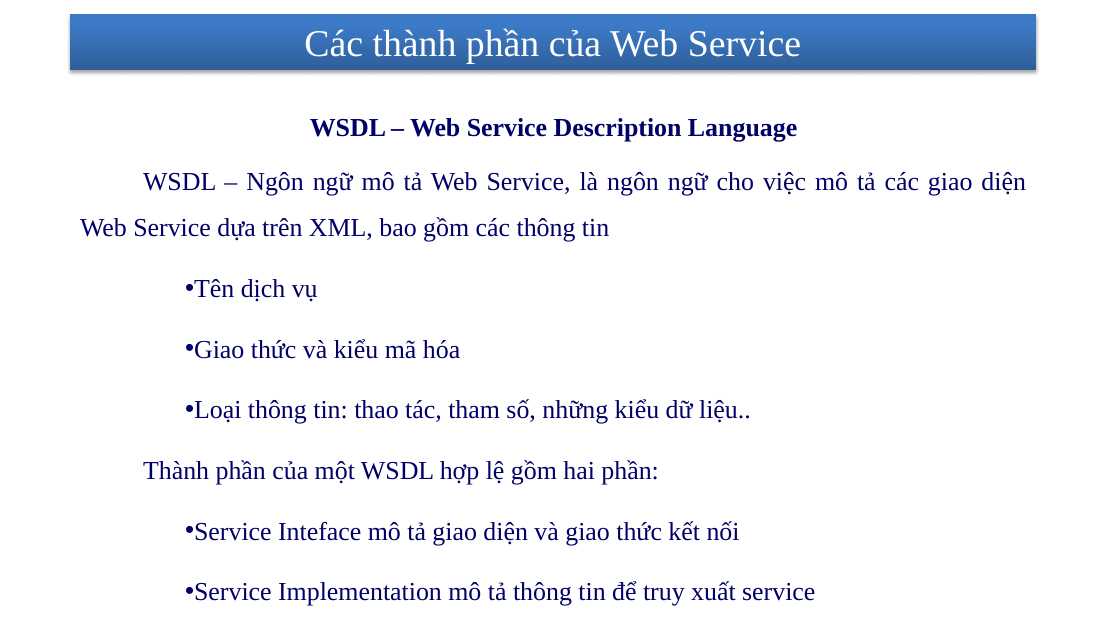
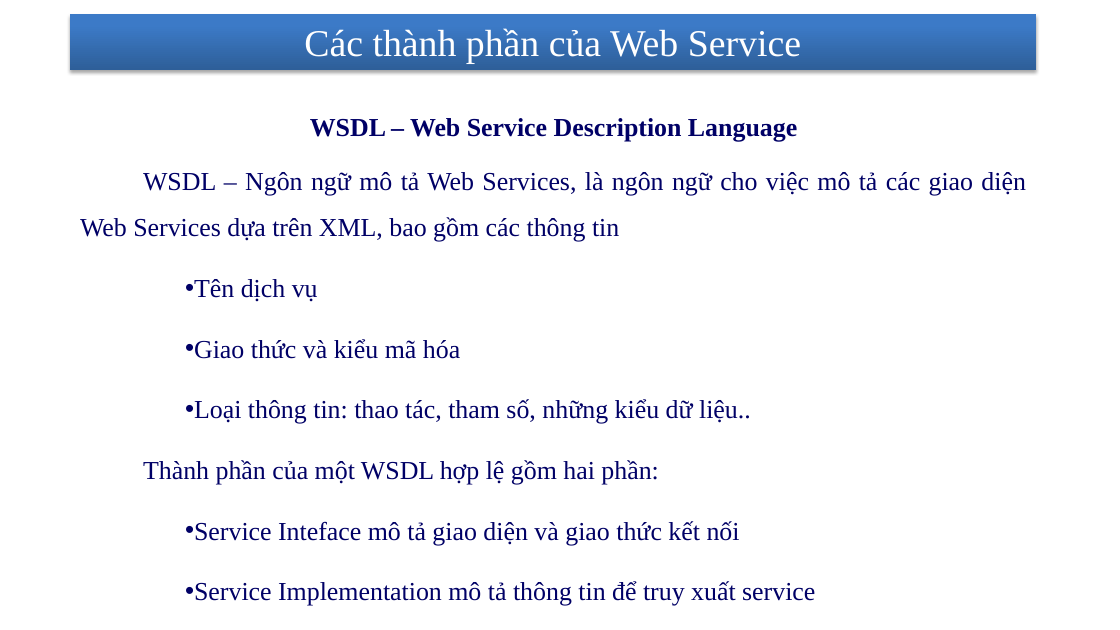
Before and after one commit to nhanhnt/LUANVAN, a slide deck: slide 10 of WORD/luanvan_nhanhnt_ver4.pptx. Drawn at 1120x630 pixels with LibreOffice and Linux fonts; fonts in the diff are those of the drawing; background and template pictures are left out. Boxes give left, top, right and bottom in pixels: in the first picture for what was removed or moved away, otherwise in the second. Text is boxed around its words. In the diff, an @@ line names an element or a change of style, - is before the commit and + after.

```diff
--- a/WORD/luanvan_nhanhnt_ver4.pptx
+++ b/WORD/luanvan_nhanhnt_ver4.pptx
@@ text at <box>80,172,1026,242</box>: text changed @@
-    WSDL – Ngôn ngữ mô tả Web Service, là ngôn ngữ cho việc mô tả các giao diện Web Service dựa trên XML, bao gồm các thông tin
+    WSDL – Ngôn ngữ mô tả Web Services, là ngôn ngữ cho việc mô tả các giao diện Web Services dựa trên XML, bao gồm các thông tin
```
Also in this commit, not shown: 7 other slides changed, 3 slides removed, 9 other files.
